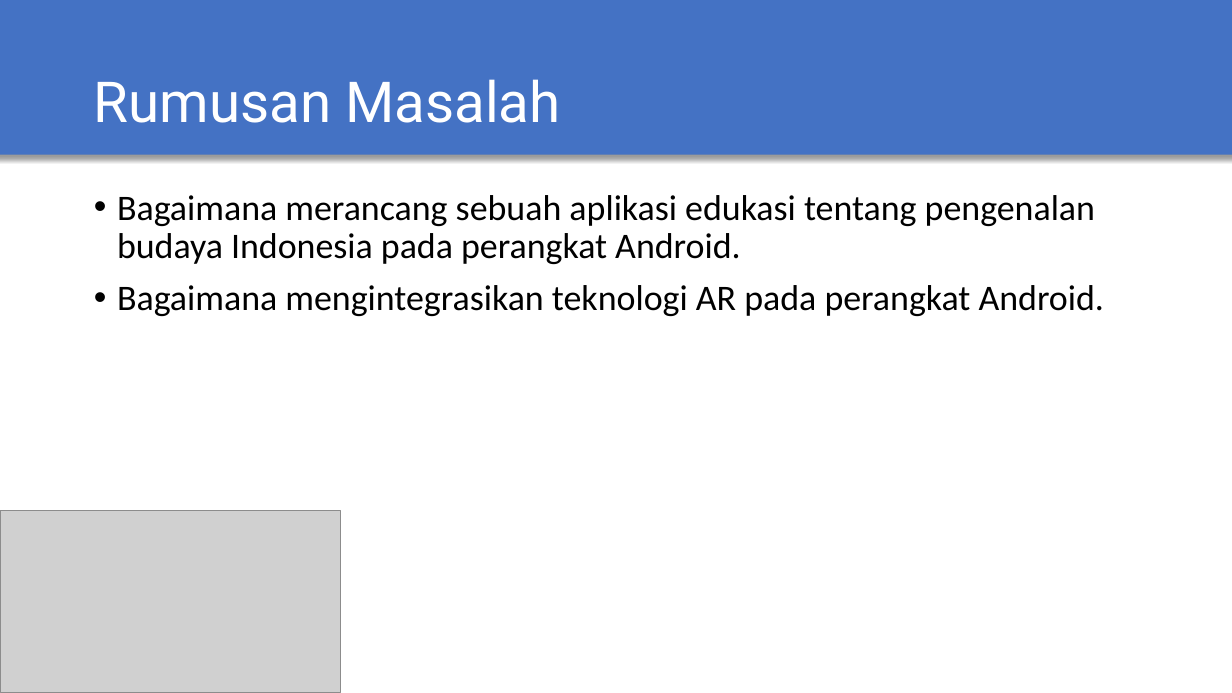
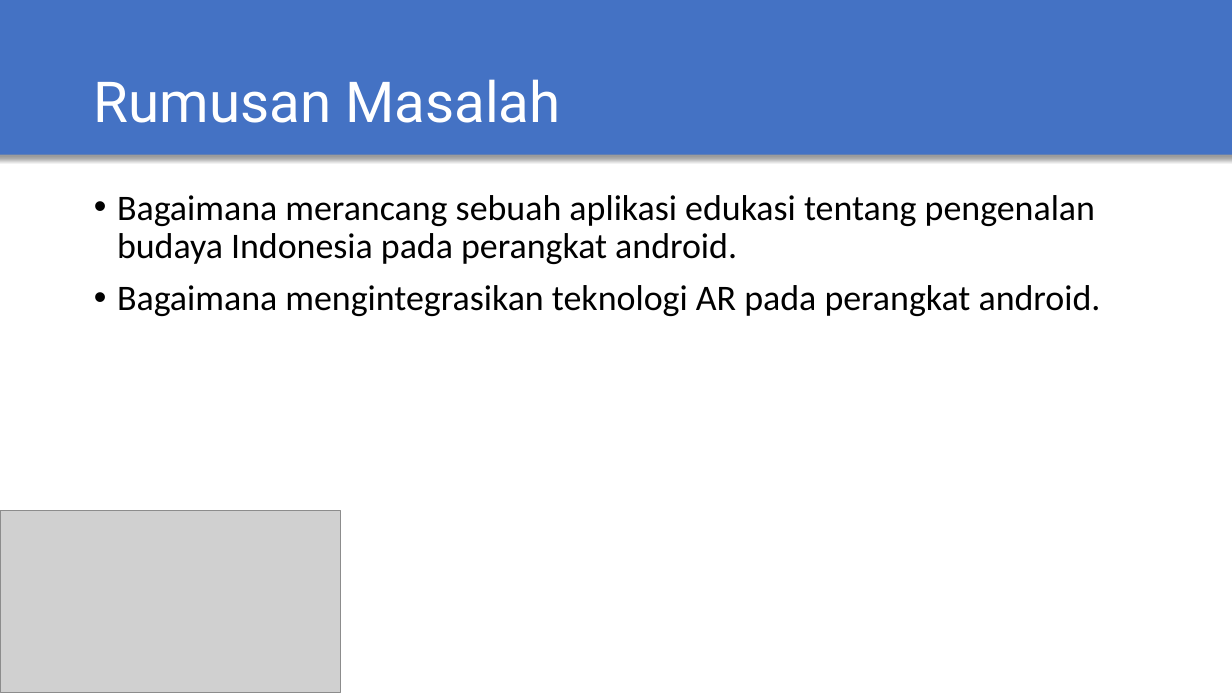
Before and after one commit to adasoraninda/slide-TA, a slide deck: slide 3 of presentasi-TA.pptx. Drawn at 1232x693 pixels with LibreOffice and Linux fonts; fonts in the diff are those of the drawing; grey boxes stand for pictures. Boxes give left, top, right and bottom in pixels: in the first picture for what was removed or moved away, otherwise in the second. Text is boxed around its words. In the diff, an @@ line names an element or a change of style, - is before the commit and + after.

```diff
--- a/presentasi-TA.pptx
+++ b/presentasi-TA.pptx
@@ text at <box>117,195,1101,316</box>: text changed @@
-• Bagaimana merancang sebuah aplikasi edukasi tentang pengenalan budaya Indonesia pada perangkat Android.
-• Bagaimana mengintegrasikan teknologi AR pada perangkat Android.
+• Bagaimana merancang sebuah aplikasi edukasi tentang pengenalan budaya Indonesia pada perangkat android.
+• Bagaimana mengintegrasikan teknologi AR pada perangkat android.
```
Also in this commit, not shown: 2 other slides changed, 4 other files.
